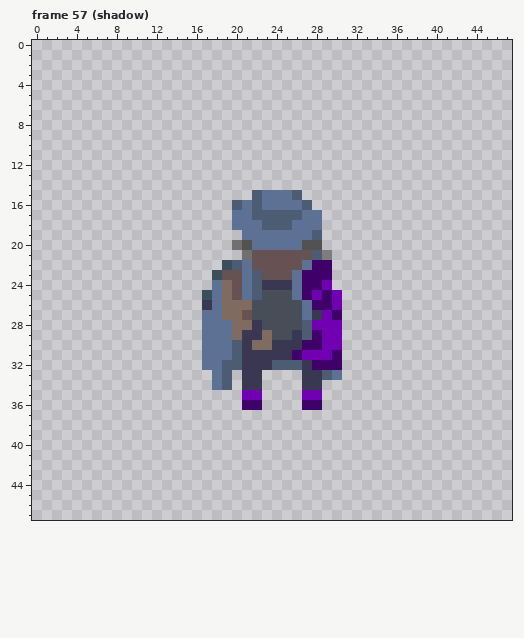
File history of a pixel-art file, Game Arts/ase files/Character.ase. Above is the file before it was changed.
48x48 pixels, 101 frames. Shown: frame 57 (shadow). The commit also changed other frames, which this record leaves out.
After the commit:
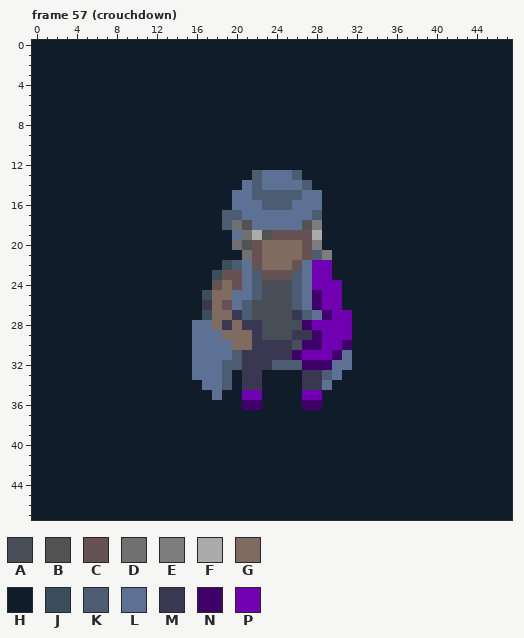
Palette (. is transparent): A #474e57  B #525252  C #665252  D #707070  E #7d7d7d  F #ababab  G #806b61  H #101c29  J #3a4e5c  K #4c5c73  L #5c7194  M #3a3752  N #3f0069  P #7100b3
Difference:
layer "Layer 3" now shown
Changed rows in their new state; - is an unchanged pixel.
Frame 57 (crouchdown), layers "Layer 2", "Layer 1", "Layer 3":
first column x 0:
 0 HHHHHHHHHHHHHHHHHHHHHHHHHHHHHHHHHHHHHHHHHHHHHHHH
 1 HHHHHHHHHHHHHHHHHHHHHHHHHHHHHHHHHHHHHHHHHHHHHHHH
 2 HHHHHHHHHHHHHHHHHHHHHHHHHHHHHHHHHHHHHHHHHHHHHHHH
 3 HHHHHHHHHHHHHHHHHHHHHHHHHHHHHHHHHHHHHHHHHHHHHHHH
 4 HHHHHHHHHHHHHHHHHHHHHHHHHHHHHHHHHHHHHHHHHHHHHHHH
 5 HHHHHHHHHHHHHHHHHHHHHHHHHHHHHHHHHHHHHHHHHHHHHHHH
 6 HHHHHHHHHHHHHHHHHHHHHHHHHHHHHHHHHHHHHHHHHHHHHHHH
 7 HHHHHHHHHHHHHHHHHHHHHHHHHHHHHHHHHHHHHHHHHHHHHHHH
 8 HHHHHHHHHHHHHHHHHHHHHHHHHHHHHHHHHHHHHHHHHHHHHHHH
 9 HHHHHHHHHHHHHHHHHHHHHHHHHHHHHHHHHHHHHHHHHHHHHHHH
10 HHHHHHHHHHHHHHHHHHHHHHHHHHHHHHHHHHHHHHHHHHHHHHHH
11 HHHHHHHHHHHHHHHHHHHHHHHHHHHHHHHHHHHHHHHHHHHHHHHH
12 HHHHHHHHHHHHHHHHHHHHHHHHHHHHHHHHHHHHHHHHHHHHHHHH
13 HHHHHHHHHHHHHHHHHHHHHHKLLLKHHHHHHHHHHHHHHHHHHHHH
14 HHHHHHHHHHHHHHHHHHHHHLKLLLLKHHHHHHHHHHHHHHHHHHHH
15 HHHHHHHHHHHHHHHHHHHHLL-KKK-LLHHHHHHHHHHHHHHHHHHH
16 HHHHHHHHHHHHHHHHHHHHL-LKKK-LLHHHHHHHHHHHHHHHHHHH
17 HHHHHHHHHHHHHHHHHHHKK-LLLLL-KHHHHHHHHHHHHHHHHHHH
18 HHHHHHHHHHHHHHHHHHHKDB-LLL-BEHHHHHHHHHHHHHHHHHHH
19 HHHHHHHHHHHHHHHHHHHHLDFBCCCCFHHHHHHHHHHHHHHHHHHH
20 HHHHHHHHHHHHHHHHHHHH--CGGGGCEHHHHHHHHHHHHHHHHHHH
21 HHHHHHHHHHHHHHHHHHHHH--GGGG---HHHHHHHHHHHHHHHHHH
22 HHHHHHHHHHHHHHHHHHH----GGG--PPHHHHHHHHHHHHHHHHHH
23 HHHHHHHHHHHHHHHHHH--------KLPPHHHHHHHHHHHHHHHHHH
24 HHHHHHHHHHHHHHHHHHC----AAAKLP-PHHHHHHHHHHHHHHHHH
25 HHHHHHHHHHHHHHHHH-G-L-----KLNP-HHHHHHHHHHHHHHHHH
26 HHHHHHHHHHHHHHHHH-GCLK----K--P-HHHHHHHHHHHHHHHHH
27 HHHHHHHHHHHHHHHHHJG-MK----MKLNPPHHHHHHHHHHHHHHHH
28 HHHHHHHHHHHHHHHHL-GM-M-----N---PHHHHHHHHHHHHHHHH
29 HHHHHHHHHHHHHHHHL--G-G-A---M---PHHHHHHHHHHHHHHHH
30 HHHHHHHHHHHHHHHHL---GGMM--A----NHHHHHHHHHHHHHHHH
31 HHHHHHHHHHHHHHHHL--------------LHHHHHHHHHHHHHHHH
32 HHHHHHHHHHHHHHHHL----------N--LLHHHHHHHHHHHHHHHH
33 HHHHHHHHHHHHHHHHLL--H--HHHH----HHHHHHHHHHHHHHHHH
34 HHHHHHHHHHHHHHHHHL--H--HHHH--LHHHHHHHHHHHHHHHHHH
35 HHHHHHHHHHHHHHHHHHLHH--HHHH--HHHHHHHHHHHHHHHHHHH
36 HHHHHHHHHHHHHHHHHHHHH--HHHH--HHHHHHHHHHHHHHHHHHH
37 HHHHHHHHHHHHHHHHHHHHHHHHHHHHHHHHHHHHHHHHHHHHHHHH
38 HHHHHHHHHHHHHHHHHHHHHHHHHHHHHHHHHHHHHHHHHHHHHHHH
39 HHHHHHHHHHHHHHHHHHHHHHHHHHHHHHHHHHHHHHHHHHHHHHHH
40 HHHHHHHHHHHHHHHHHHHHHHHHHHHHHHHHHHHHHHHHHHHHHHHH
41 HHHHHHHHHHHHHHHHHHHHHHHHHHHHHHHHHHHHHHHHHHHHHHHH
42 HHHHHHHHHHHHHHHHHHHHHHHHHHHHHHHHHHHHHHHHHHHHHHHH
43 HHHHHHHHHHHHHHHHHHHHHHHHHHHHHHHHHHHHHHHHHHHHHHHH
44 HHHHHHHHHHHHHHHHHHHHHHHHHHHHHHHHHHHHHHHHHHHHHHHH
45 HHHHHHHHHHHHHHHHHHHHHHHHHHHHHHHHHHHHHHHHHHHHHHHH
46 HHHHHHHHHHHHHHHHHHHHHHHHHHHHHHHHHHHHHHHHHHHHHHHH
47 HHHHHHHHHHHHHHHHHHHHHHHHHHHHHHHHHHHHHHHHHHHHHHHH
